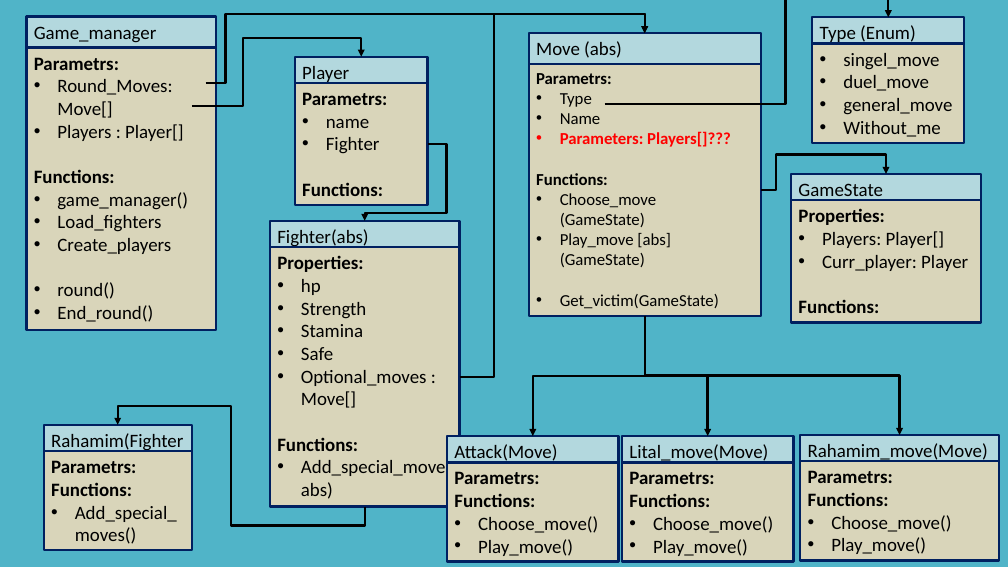
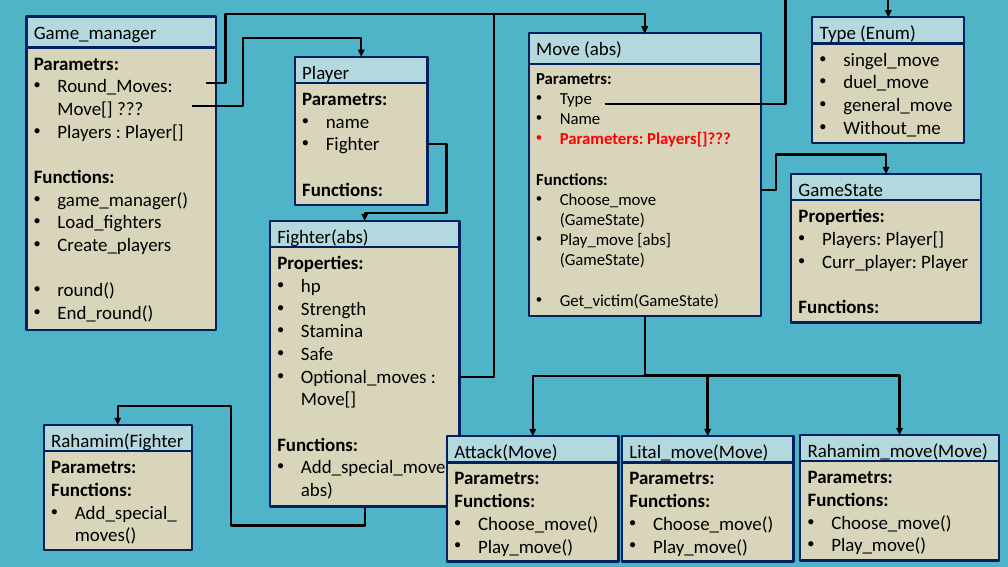
Before and after one commit to uriface6/little_fighters, a slide deck: slide 1 of uml.pptx. Drawn at 1008x567 pixels with LibreOffice and Linux fonts; fonts in the diff are those of the drawing. Boxes give left, top, right and bottom in pixels: in the first picture for what was removed or moved away, otherwise in the second. Text is boxed around its words. In the diff, an @@ line names an element or a change of style, - is before the commit and + after.

```diff
--- a/uml.pptx
+++ b/uml.pptx
@@ text in rectangle at bbox=[57, 79, 172, 118]: text changed @@
-• Round_Moves: Move[]
+• Round_Moves: Move[] ???
```
Also in this commit, not shown: 2 slides added, 14 other files.
